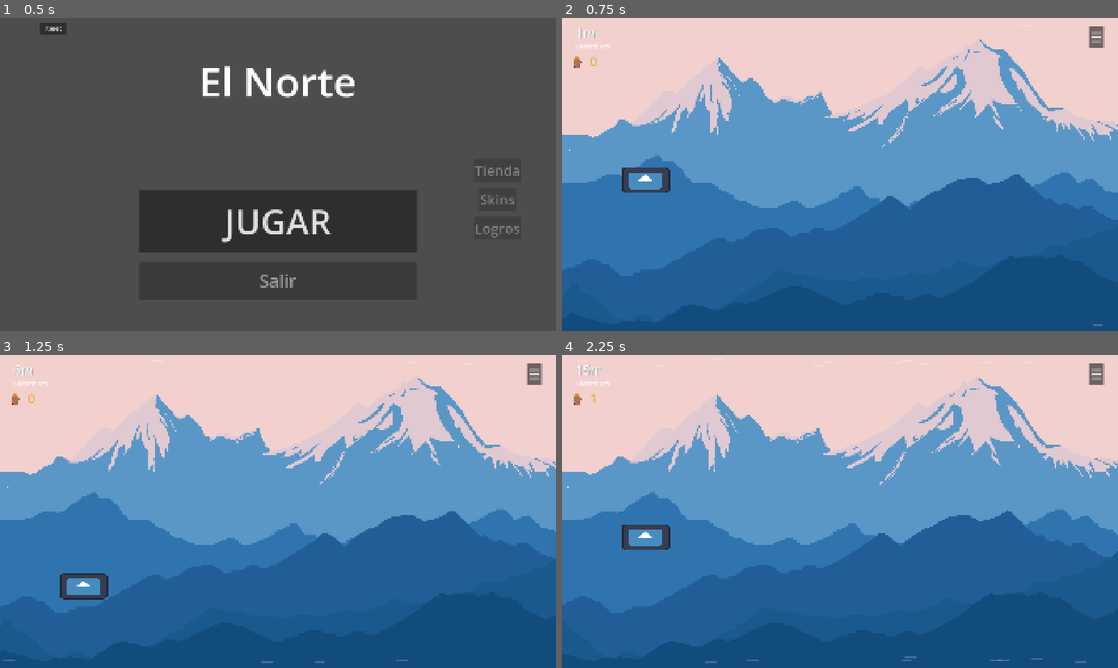
Above: before the commit, frames 1-4 (two rows, left to right).
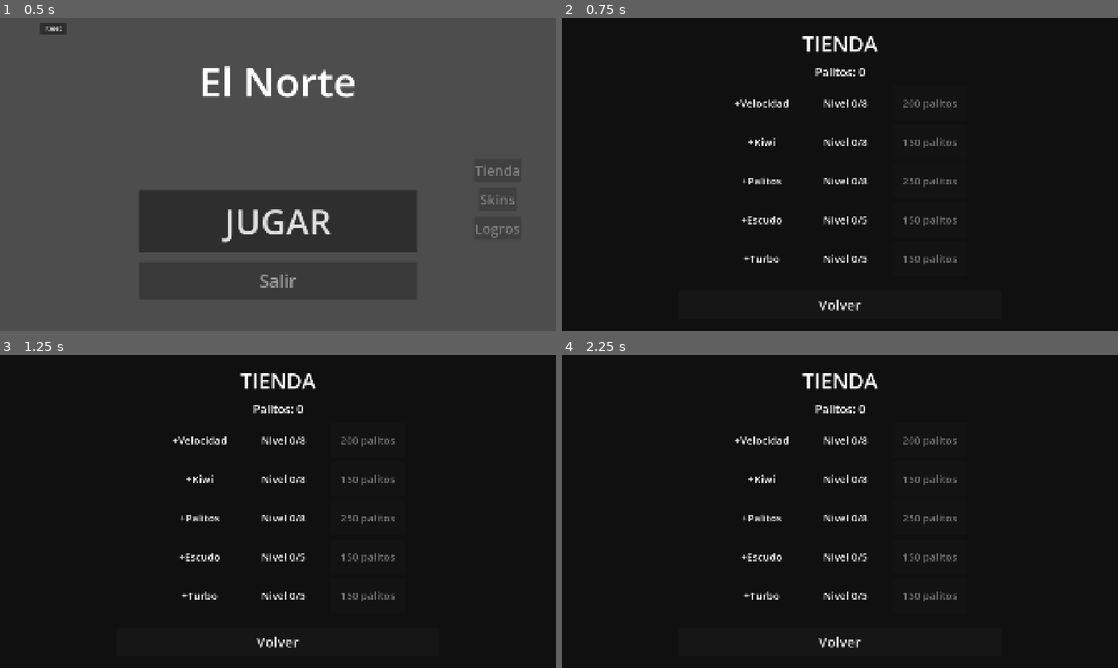
Above: after the commit, the same moments.

Repository: TomasMoreno21/El-Norte
Game: Godot game, scene res://scenes/menu/menu.tscn
The game is run twice, just before and just after one commit, with the same random seed, the same clock (stepped at 60 frames per second) and the same inputs. The engine's default icon, where the game draws it, is replaced by a stand-in: a white triangle on a blue panel in a dark square.
Inputs (mouse positions are in pixels of both pictures, inside the frame that each line leads up to):
- Up to frame 1 (0.5 s): no input
- Up to frame 2 (0.75 s): click "JUGAR" at 0.5 s
- Up to frame 3 (1.25 s): no input
- Up to frame 4 (2.25 s): click (840, 642) at 1.25 s, where only the run after the commit has a clickable "Volver"; click (840, 558) at 2 s, where only the run after the commit has a clickable "JUGAR"

Frame 1 is identical in both runs. In frame 2, 100% of the frame differs, in the area x 0-100%, y 0-100%; in frame 3, 100%; in frame 4, 100%.

Commit message:
debug: jugar carga tienda en vez de main para test

Diff:
--- a/scenes/menu/menu.gd
+++ b/scenes/menu/menu.gd
@@ -18,8 +18,7 @@
 	elif event is InputEventScreenTouch and event.pressed:
 		touched = true
 	if touched:
-		DataManager.clear_achievement_popups()
-		get_tree().change_scene_to_file("res://scenes/main/main.tscn")
+		get_tree().change_scene_to_file("res://scenes/shop/shop.tscn")
 
 func _animate_menu() -> void:
 	$Label.modulate.a = 0.0
